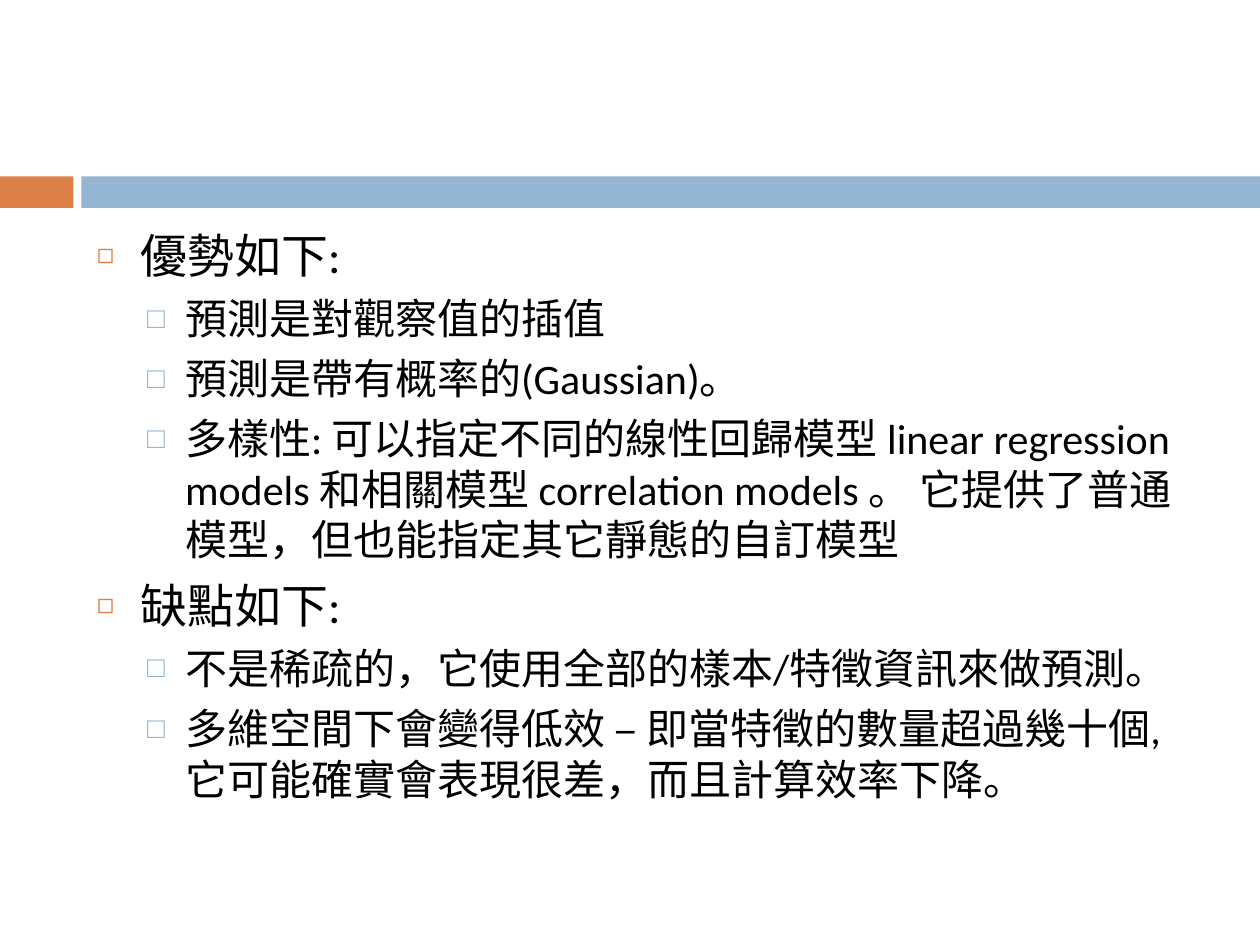
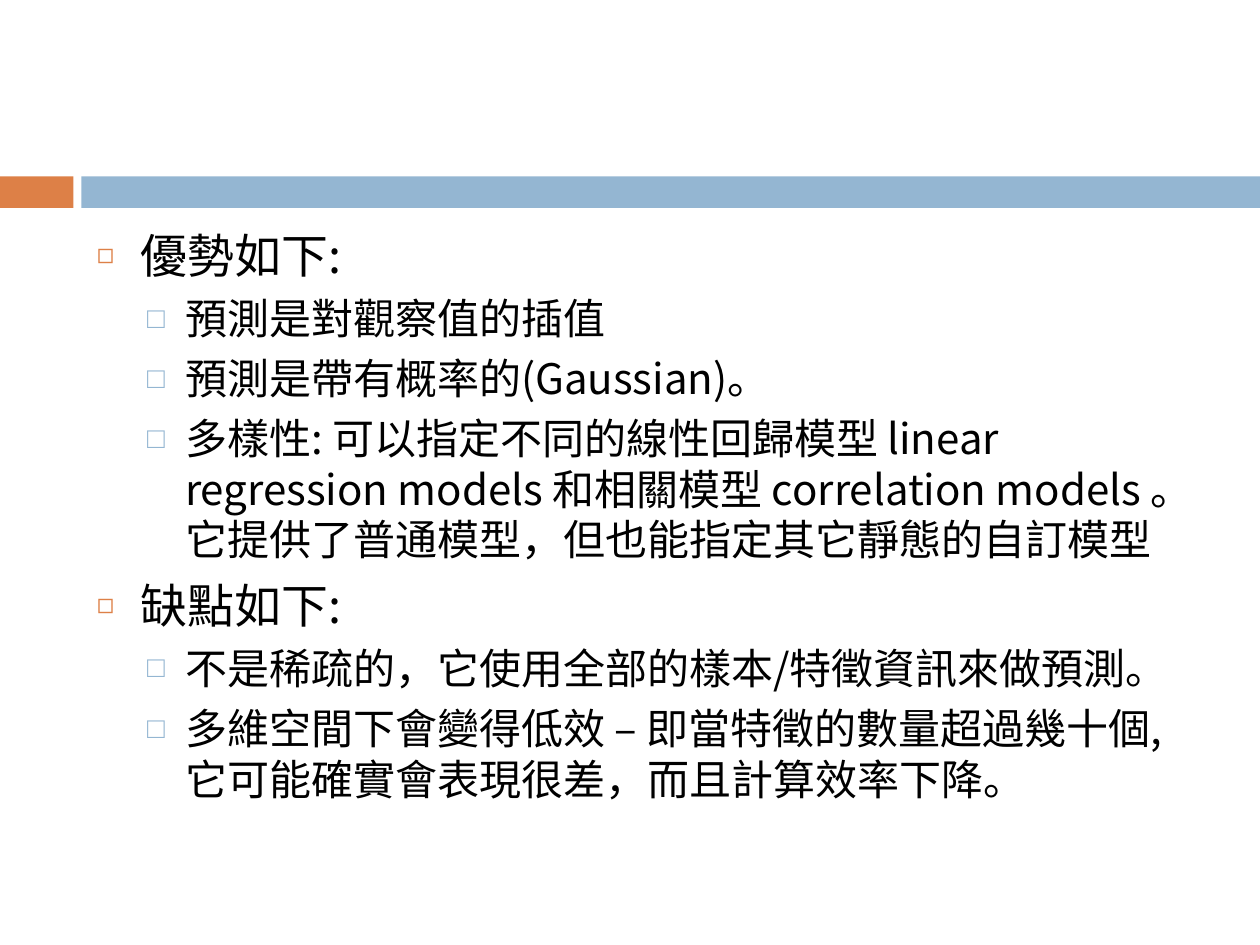
Before and after one commit to plume69/HW_GPR, a slide deck: slide 4 of GPR.pptx. Drawn at 1260x945 pixels with LibreOffice and Linux fonts; fonts in the diff are those of the drawing. Boxes give left, top, right and bottom in pixels: in the first picture for what was removed or moved away, otherwise in the second. Text is boxed around its words. In the diff, an @@ line names an element or a change of style, - is before the commit and + after.

```diff
--- a/GPR.pptx
+++ b/GPR.pptx
@@ text "優勢如下:" at (141, 233, 1193, 800): font Calibri to Noto Sans CJK SC @@
```
Also in this commit, not shown: 1 slide added, 1 slide removed.
